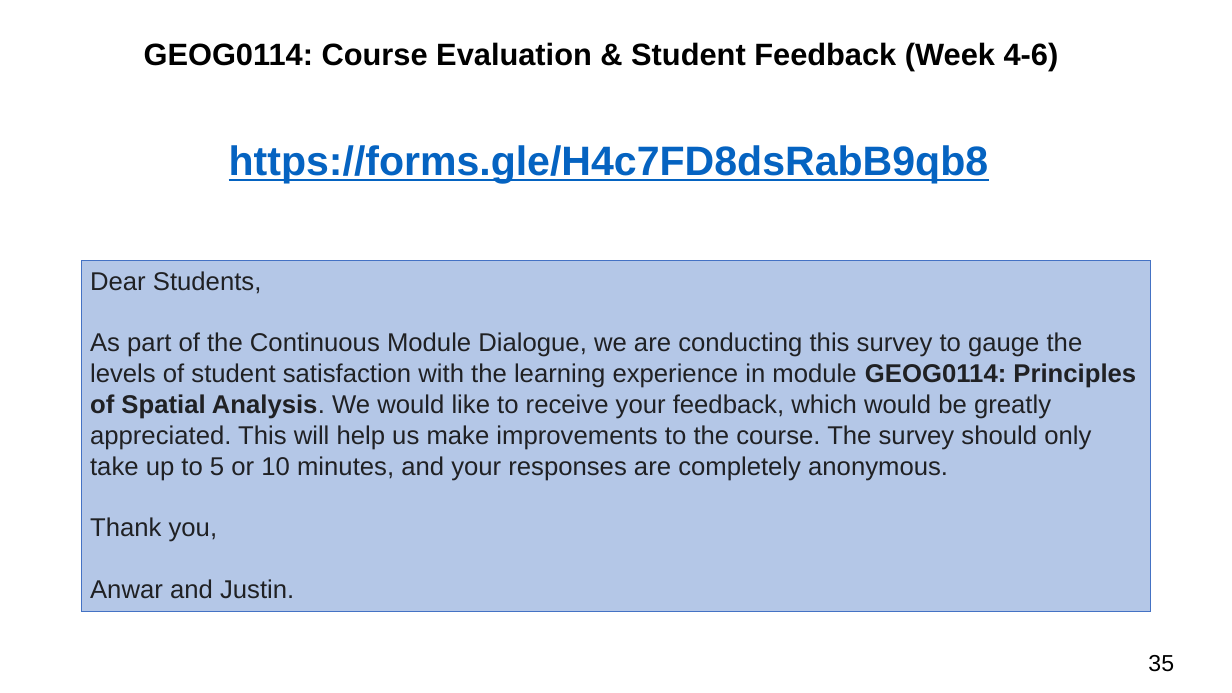
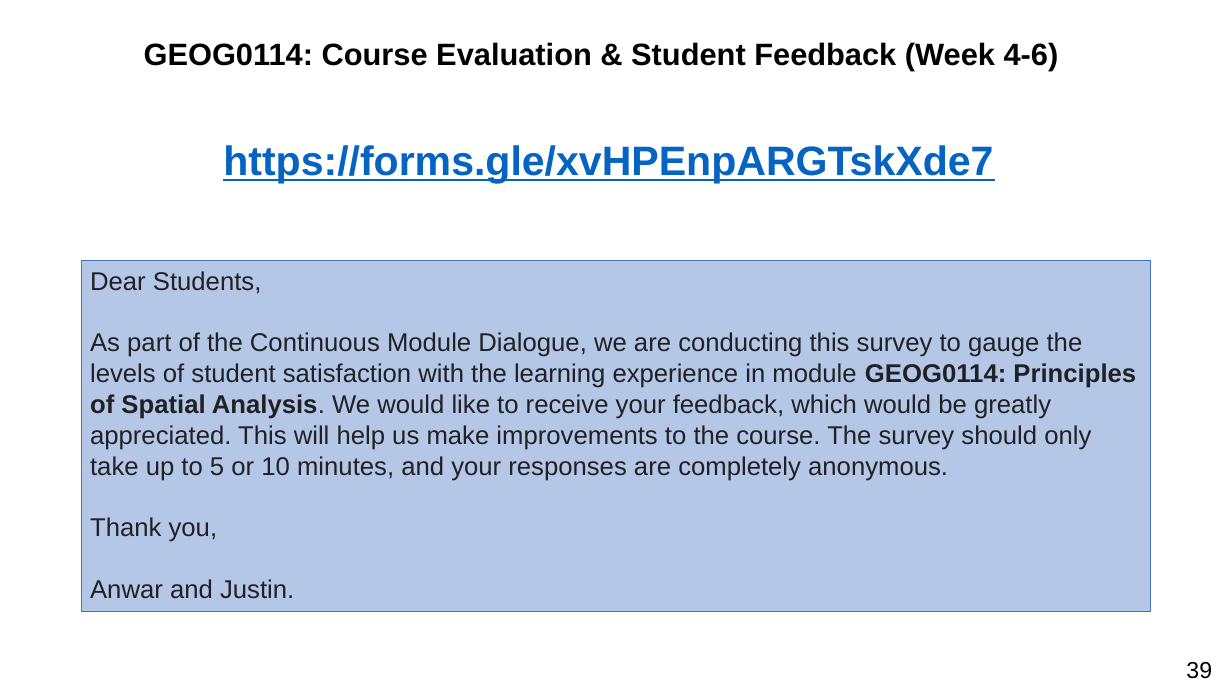
Before and after one commit to UCLPG-MSC-SGDS/GEOG0114, a slide deck: slide 39 of Lecture_notes_powerpoint/Week 6 Lecture Notes - Geostatistical Modelling.pptx (slide 35 before the commit). Drawn at 1232x693 pixels with LibreOffice and Linux fonts; fonts in the diff are those of the drawing. Boxes give left, top, right and bottom in pixels: in the first picture for what was removed or moved away, otherwise in the second. Text is boxed around its words. In the diff, an @@ line names an element or a change of style, - is before the commit and + after.

```diff
--- a/Lecture_notes_powerpoint/Week 6 Lecture Notes - Geostatistical Modelling.pptx
+++ b/Lecture_notes_powerpoint/Week 6 Lecture Notes - Geostatistical Modelling.pptx
@@ text at (223,145,993,184): text changed @@
-https://forms.gle/H4c7FD8dsRabB9qb8
+https://forms.gle/xvHPEnpARGTskXde7
@@ page number removed at (1148,655,1174,672) @@
-35
@@ page number added at (1186,662,1212,679), 18 pt, text #000000 @@
+39
```
Also in this commit, not shown: 34 other slides changed, 4 slides added, 3 other files.
